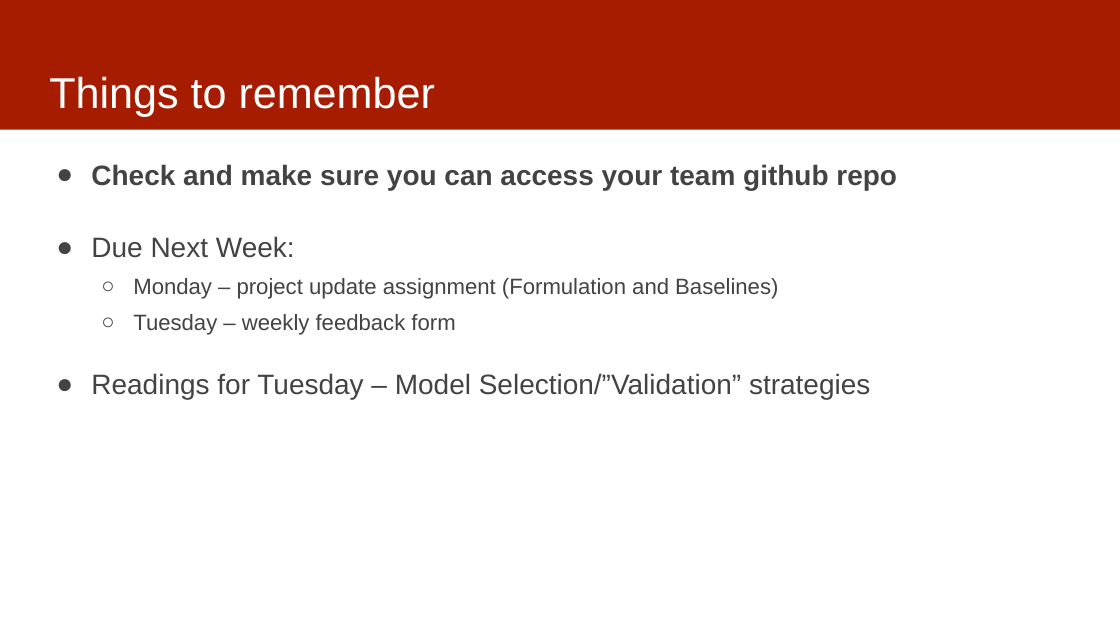
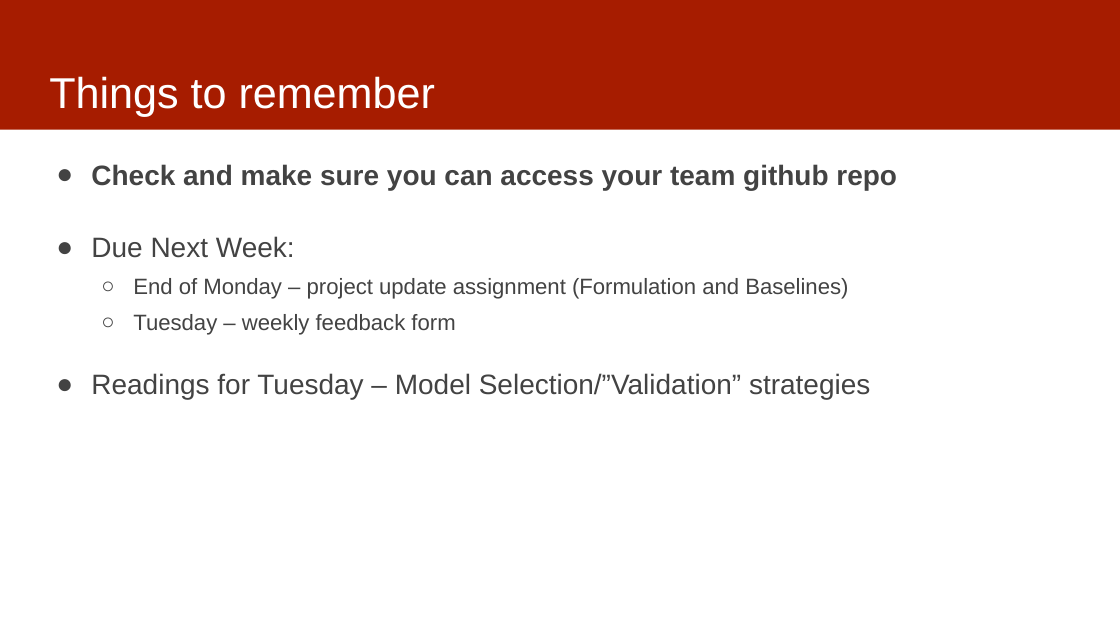
Before and after one commit to dssg/MLinPractice, a slide deck: slide 2 of Lectures/Lecture4-Formulation.pptx. Drawn at 1120x630 pixels with LibreOffice and Linux fonts; fonts in the diff are those of the drawing. Boxes give left, top, right and bottom in pixels: in the first picture for what was removed or moved away, otherwise in the second. Text is boxed around its words. In the diff, an @@ line names an element or a change of style, - is before the commit and + after.

```diff
--- a/Lectures/Lecture4-Formulation.pptx
+++ b/Lectures/Lecture4-Formulation.pptx
@@ text at box(133, 278, 848, 299): text changed @@
-  ○ Monday – project update assignment (Formulation and Baselines)
+  ○ End of Monday – project update assignment (Formulation and Baselines)
```
Also in this commit, not shown: 5 other slides changed, 6 slides added, 2 slides removed.
